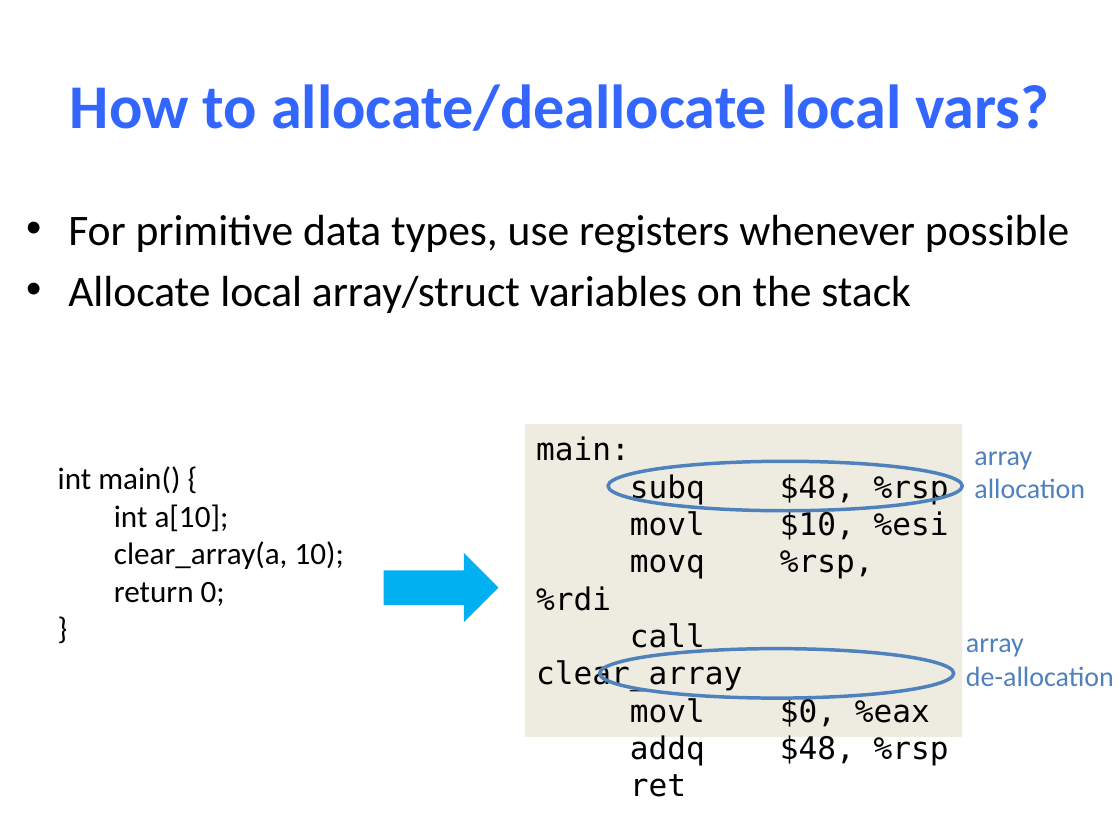
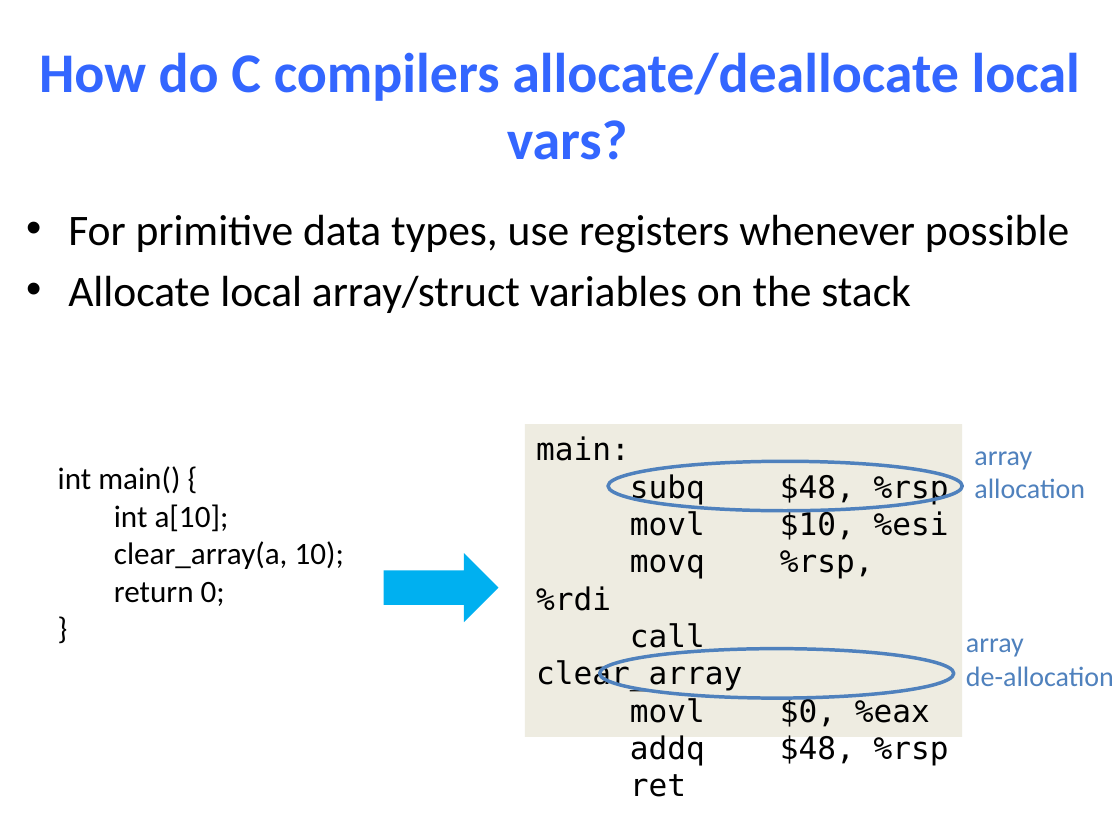
Before and after one commit to NYU-CSO/nyu-cso.github.io, a slide deck: slide 35 of notes/10-Machine_Procedure.pptx. Drawn at 1120x840 pixels with LibreOffice and Linux fonts; fonts in the diff are those of the drawing. Boxes give left, top, right and bottom in pixels: in the first picture for what was removed or moved away, otherwise in the second. Text is boxed around its words. In the diff, an @@ line names an element or a change of style, - is before the commit and + after.

```diff
--- a/notes/10-Machine_Procedure.pptx
+++ b/notes/10-Machine_Procedure.pptx
@@ title at (39, 52, 1080, 160): text changed; size 40 to 36 pt @@
-How to allocate/deallocate local vars?
+How do C compilers allocate/deallocate local vars?
```
Also in this commit, not shown: 6 other slides changed, 2 other files.
